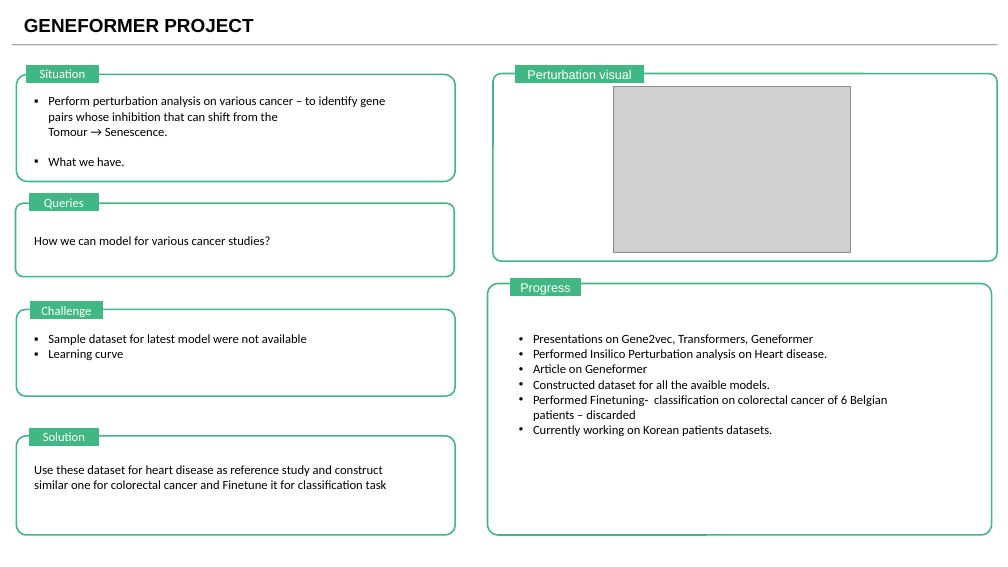
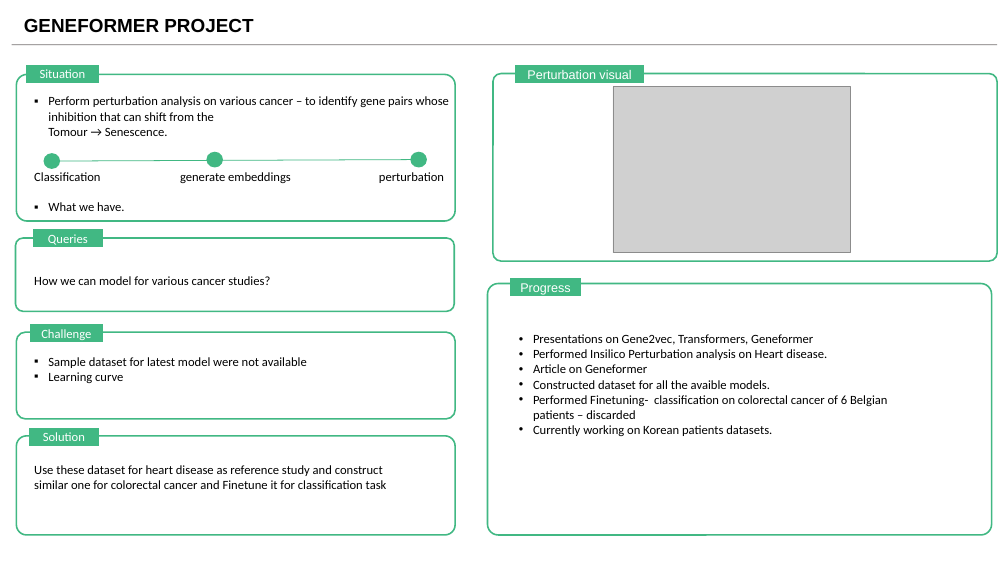
Before and after one commit to v-dev688/presentations, a slide deck: slide 1 of GENEFOREMER_useful.pptx. Drawn at 1008x567 pixels with LibreOffice and Linux fonts; fonts in the diff are those of the drawing; grey boxes stand for pictures. Boxes give left, top, right and bottom in pixels: in the first picture for what was removed or moved away, otherwise in the second. Text is boxed around its words. In the diff, an @@ line names an element or a change of style, - is before the commit and + after.

```diff
--- a/GENEFOREMER_useful.pptx
+++ b/GENEFOREMER_useful.pptx
@@ rounded rectangle resized from (x1=17, y1=74, x2=455, y2=181) to (x1=17, y1=74, x2=455, y2=221) @@
@@ rounded rectangle at (x1=17, y1=74, x2=455, y2=221): proportions changed @@
@@ text at (x1=34, y1=172, x2=444, y2=183): paragraph added @@
+Classification generate embeddings perturbation
@@ ellipse added at (x1=45, y1=154, x2=59, y2=168), fill #41B883, outline #41B883 2 pt @@
@@ line added from (59, 161) to (411, 160), #41B883 0.75 pt @@
@@ ellipse added at (x1=207, y1=153, x2=222, y2=166), fill #41B883, outline #41B883 2 pt @@
@@ ellipse added at (x1=411, y1=153, x2=426, y2=166), fill #41B883, outline #41B883 2 pt @@
@@ rounded rectangle moved from (x1=16, y1=203, x2=454, y2=277) to (x1=16, y1=238, x2=454, y2=312) @@
@@ rectangle "Queries" moved from (x1=29, y1=194, x2=98, y2=210) to (x1=34, y1=230, x2=102, y2=246) @@
@@ text "How we can model for ..." moved from (x1=34, y1=236, x2=270, y2=245) to (x1=34, y1=276, x2=270, y2=285) @@
@@ 1 rectangle, 1 text, 1 rounded rectangle moved together from (x1=17, y1=302, x2=455, y2=396) to (x1=17, y1=325, x2=455, y2=419) @@
```
